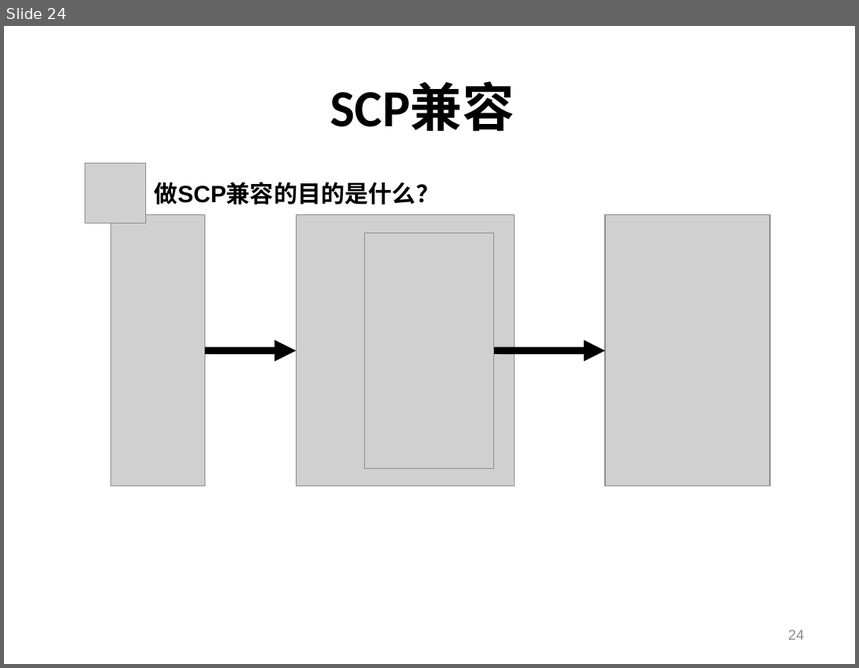
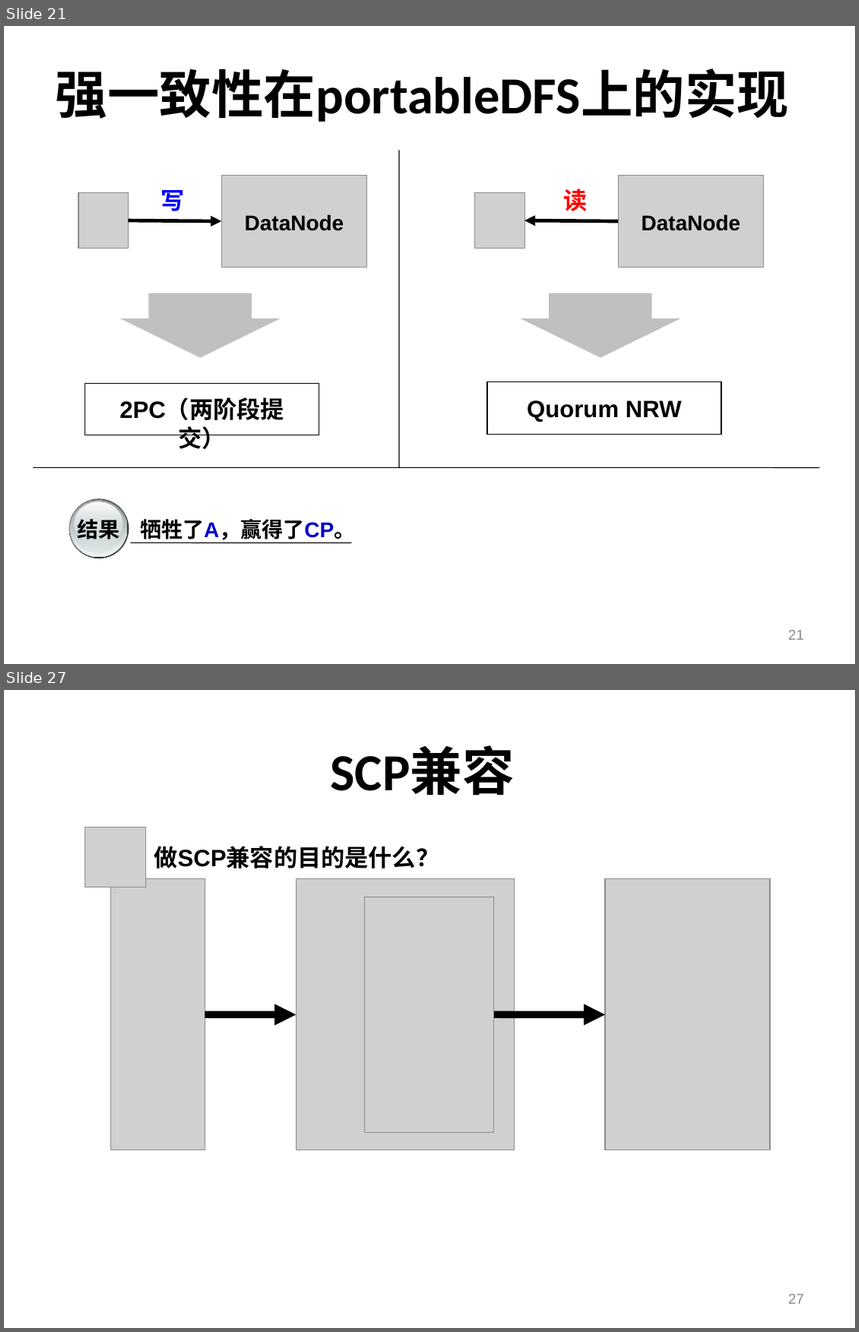
Before and after one commit to shtzr840329/mooon, a slide deck: applications/lightfs/doc/portableDFS-便携式分布式文件系统.ppt. Shown one above the other, each under a label of ours: slide 24 before the commit, slides 21 and 27 after it; the slides between them are not shown. The pictures are 859x668 and 859x1332 pixels, drawn with LibreOffice and Linux fonts; fonts in the diff are those of the drawing; grey boxes stand for pictures; background and template pictures are left out. Boxes give left, top, right and bottom in pixels: in the first picture for what was removed or moved away, otherwise in the second. Text is boxed around its words. In the diff, an @@ line names an element or a change of style, - is before the commit and + after.

```diff
--- a/applications/lightfs/doc/portableDFS-便携式分布式文件系统.ppt
+++ b/applications/lightfs/doc/portableDFS-便携式分布式文件系统.ppt
@@ slide 21 added at bbox=[4, 26, 855, 664], background picture (left out) @@
@@ title added at bbox=[56, 69, 789, 122], 44 pt, text #000000, bold @@
+强一致性在portableDFS上的实现
@@ line added from (399, 151) to (399, 468), #000000 0.74 pt @@
@@ group added at bbox=[79, 175, 367, 267]: 2 pictures, 2 texts, 1 arrow @@
+写
+DataNode
@@ group added at bbox=[474, 175, 764, 267]: 2 pictures, 2 texts, 1 arrow @@
+读
+DataNode
@@ right arrow added at bbox=[120, 294, 281, 358], fill #C0C0C0 @@
@@ right arrow added at bbox=[521, 294, 680, 358], fill #C0C0C0 @@
@@ rectangle added at bbox=[85, 383, 319, 436], outline #000000 0.74 pt @@
@@ rectangle added at bbox=[487, 382, 721, 435], outline #000000 0.74 pt @@
@@ text added at bbox=[120, 400, 284, 449], 20 pt, text #000000, bold @@
+2PC（两阶段提交）
@@ text added at bbox=[527, 401, 682, 422], 20 pt, text #000000, bold @@
+Quorum NRW
@@ line added from (33, 468) to (819, 468), #000000 0.74 pt @@
@@ group added at bbox=[69, 499, 129, 559]: 5 ellipses, 1 text @@
+结果
@@ text added at bbox=[140, 519, 355, 544], 18 pt, text #000000, bold @@
+牺牲了A，赢得了CP。
@@ line added from (131, 543) to (351, 544), #000000 0.74 pt @@
@@ page number added at bbox=[788, 630, 804, 640], 12 pt, text #898989 @@
+21
@@ what was slide 24 is now slide 27 @@
@@ page number at bbox=[788, 1294, 804, 1304]: text changed @@
-24
+27
```
Also in this commit, not shown: 12 slides changed, 7 other slides added, 4 slides removed.
